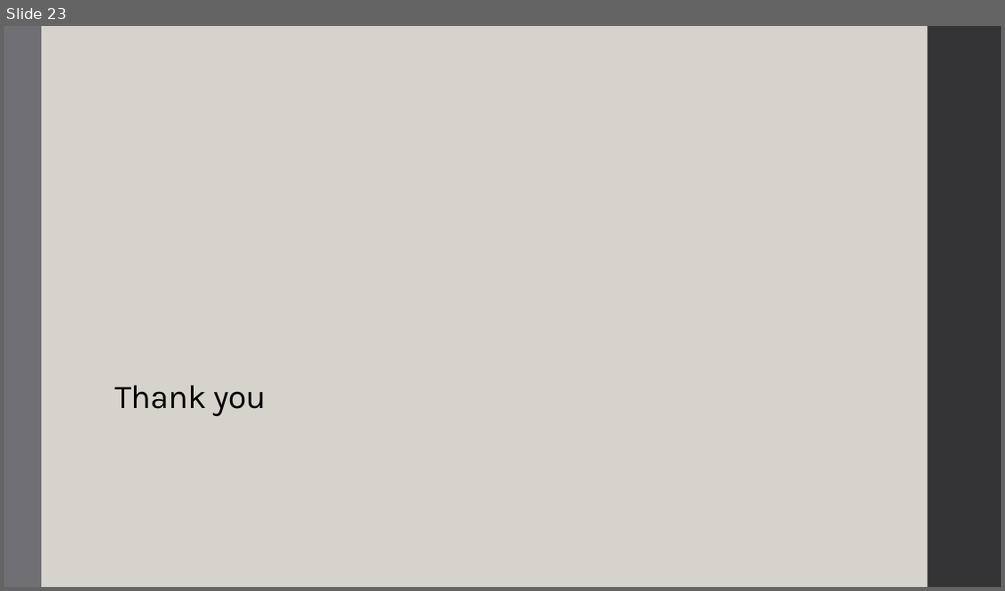
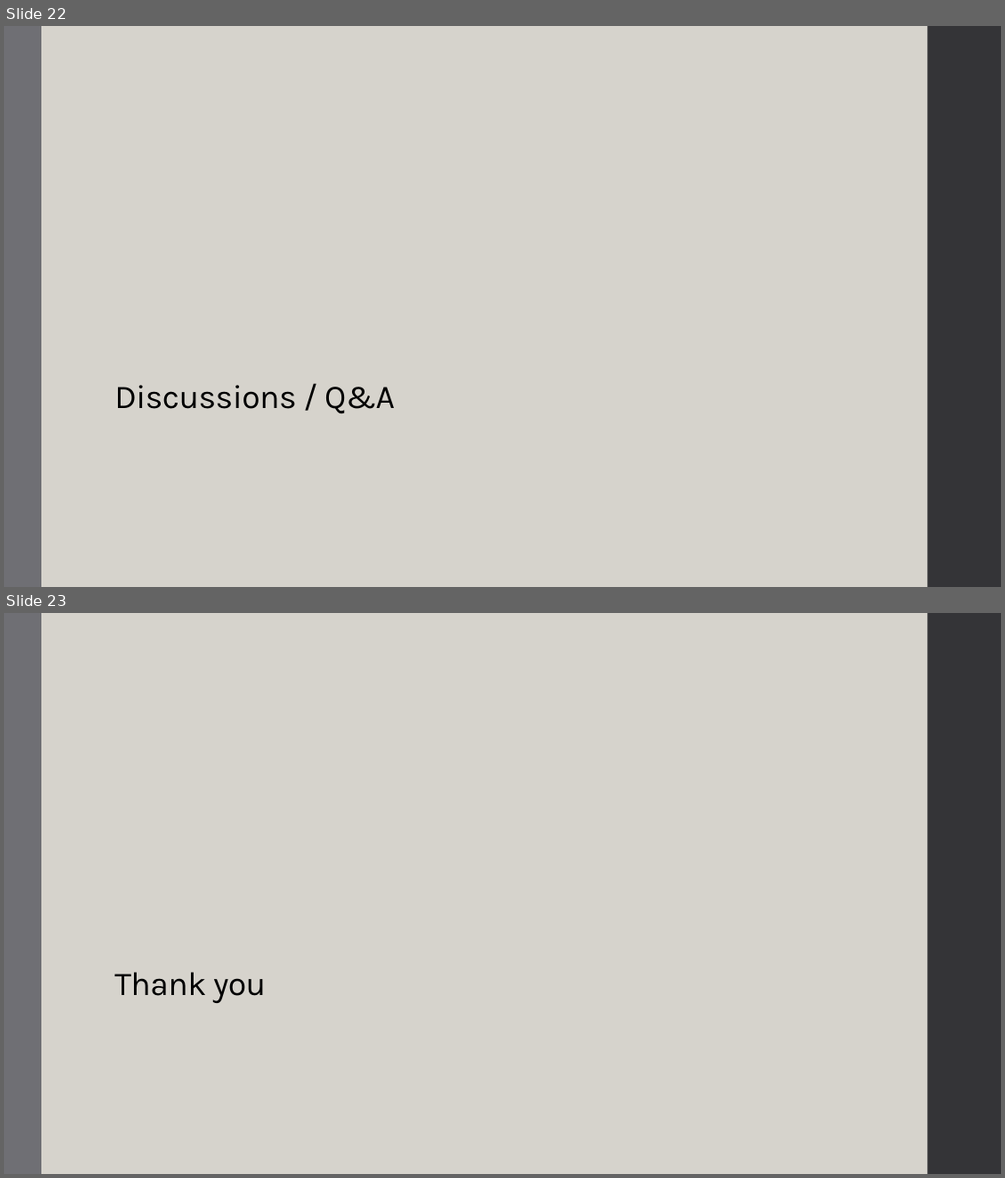
Before and after one commit to Rajesh-Siraskar/Empirical_Study_REINFORCE, a slide deck: presentation/RajeshSiraskar_HY_Presentation_19-Jul-2023.pptx. Shown one above the other, each under a label of ours: slide 23 before the commit, slides 22 and 23 after it. The pictures are 1005x591 and 1005x1178 pixels, drawn with LibreOffice and Linux fonts; fonts in the diff are those of the drawing. Boxes give left, top, right and bottom in pixels: in the first picture for what was removed or moved away, otherwise in the second. Text is boxed around its words. In the diff, an @@ line names an element or a change of style, - is before the commit and + after.

```diff
--- a/presentation/RajeshSiraskar_HY_Presentation_19-Jul-2023.pptx
+++ b/presentation/RajeshSiraskar_HY_Presentation_19-Jul-2023.pptx
@@ slide 22 added at [4,26,1001,587], background #D6D3CC; not listed: 2 template elements that a slide beside it also shows @@
@@ title added at [114,385,395,413], 32 pt, text #000000 @@
+Discussions / Q&A
```
Also in this commit, not shown: 3 slides changed, 1 slide removed, 2 other files.
